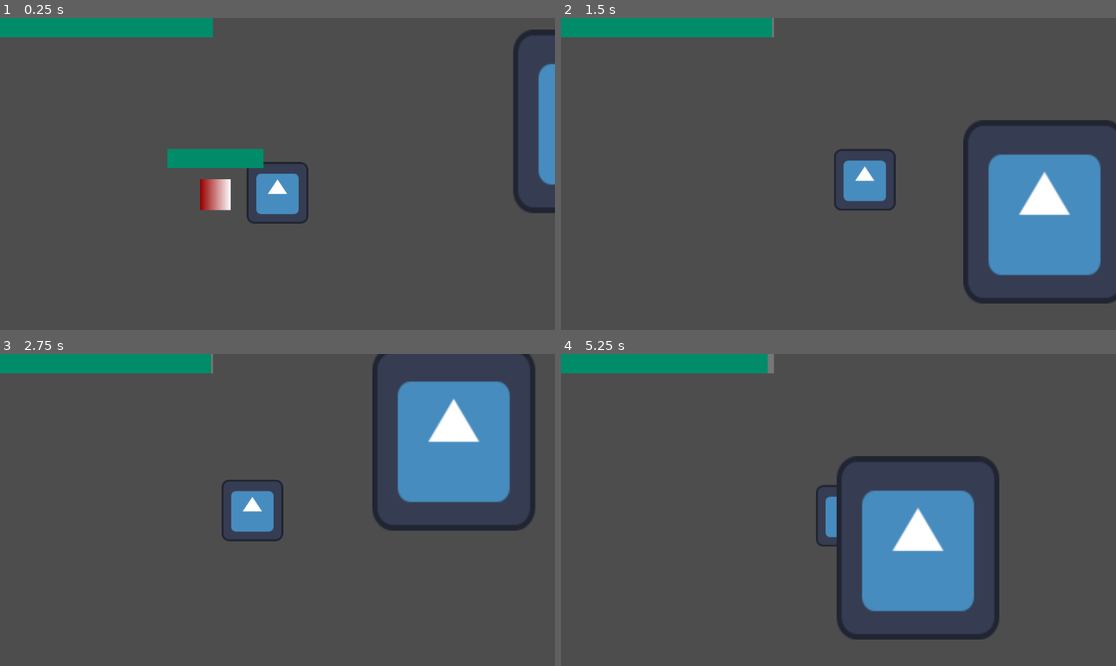
Above: before the commit, frames 1-4 (two rows, left to right).
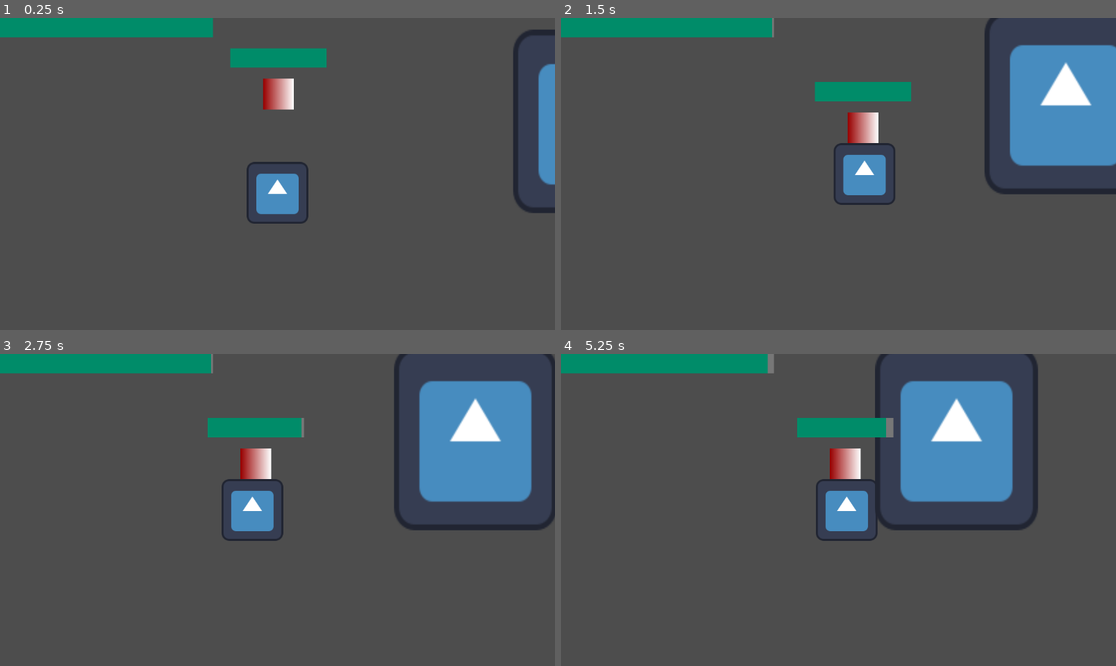
Above: after the commit, the same moments.

Repository: thatsbloo/GameJam
Game: Godot game, scene res://test.tscn
Two runs of this game, one before a commit and one after it. Both use one fixed random seed, a clock stepped at 60 frames per second and the inputs below. The engine's default icon, where the game draws it, is replaced by a stand-in: a white triangle on a blue panel in a dark square.
Inputs (mouse positions are in pixels of both pictures, inside the frame that each line leads up to):
- Up to frame 1 (0.25 s): no input
- Up to frame 2 (1.5 s): move the mouse to (960, 158) at 0.52 s; press the mouse at (960, 158) at 0.53 s; hold D (move_right) from 0.53 s (still down); tap Space (jump) at 0.77 s; tap Q (toggle_powers) at 0.8, 1.35 s; move the mouse to (727, 189) at 1.27 s; release the mouse at (727, 189) at 1.28 s
- Up to frame 3 (2.75 s): tap Space (jump) at 1.52 s; click (166, 525) at 1.55 s; move the mouse to (333, 441) at 2.02 s; release D (move_right) at 2.03 s; press the mouse at (333, 441) at 2.03 s; hold A (move_left) from 2.03 s (still down); tap Q (toggle_powers) at 2.3 s
- Up to frame 4 (5.25 s): move the mouse to (810, 572) at 2.77 s; release A (move_left) at 2.78 s; release the mouse at (810, 572) at 2.78 s; hold D (move_right) 2.78-4.28 s; tap Q (toggle_powers) at 2.85, 3.8, 4.35 s; tap Space (jump) at 3.02, 3.77, 4.52 s; click (810, 572) at 3.05 s; move the mouse to (1005, 556) at 3.52 s; press the mouse at (1005, 556) at 3.53 s; move the mouse to (672, 463) at 4.27 s; release the mouse at (672, 463) at 4.28 s; hold A (move_left) 4.28-5.03 s; click (672, 463) at 4.55 s; move the mouse to (866, 510) at 5.02 s; press the mouse at (866, 510) at 5.03 s; hold D (move_right) from 5.03 s (still down)

The runs differ from the first frame. In frame 1, 3.3% of the frame differs, in the area x 30-59%, y 9-62%; in frame 2, 18%; in frame 3, 7.9%; in frame 4, 20%, in the area x 42-86%, y 0-92%.

Commit message:
Player attack combo almost finished

Diff:
--- a/enemy.gd
+++ b/enemy.gd
@@ -3,7 +3,7 @@
 
 @export var speed: float = 150.0
 @export var maxhealth: float = 20.0
-var currhealth: float = maxhealth
+@onready var currhealth: float = maxhealth
 
 var direction := -1  # -1 = left, 1 = right
 const GRAV = 2000.0
@@ -12,7 +12,7 @@
 	if not is_on_floor():
 		velocity.y += GRAV * delta
 
-	velocity.x = direction * speed
+	#velocity.x = direction * speed
 	move_and_slide()
 
 	# Check if we hit something on the left or right
@@ -27,8 +27,9 @@
 
 func take_damage(damage: float):
 	currhealth -= damage
+	print(currhealth)
 	var percentage = float(currhealth) / maxhealth
-
+	print(percentage)
 	var full_width = $EnemyUI/HealthBG.size.x
 	$EnemyUI/HealthBG/Health.size.x = full_width * percentage
 	if (currhealth <= 0):
--- a/enemy.tscn
+++ b/enemy.tscn
@@ -12,7 +12,10 @@
 size = Vector2(64, 64)
 
 [node name="Enemy" type="CharacterBody2D"]
+collision_layer = 2
+collision_mask = 13
 script = ExtResource("1_grcrp")
+maxhealth = 1000.0
 
 [node name="Icon" type="Sprite2D" parent="."]
 texture = SubResource("GradientTexture2D_i5h42")
--- a/player.gd
+++ b/player.gd
@@ -31,8 +31,26 @@
 		velocity.x = move_toward(velocity.x, 0, SPEED)
 
 
-	if Input.is_action_just_pressed("toggle_powers"):
+	#if Input.is_action_just_pressed("toggle_powers"):
+		#
+		#powers_toggled = not powers_toggled
+		#if (powers_toggled):
+			#$PassiveHealthDrain.start()
+		#else:
+			#$PassiveHealthDrain.stop()
+		#print(powers_toggled)
+	#
+	#if Input.is_action_just_pressed("attack") and is_on_floor():
+		#_handle_attack_combo()
+	move_and_slide()
 
+@onready var attackAnims = $AttackAnimations
+var comboHit = 1
+var comboQueued = false
+var hit_targets := {}
+
+func _unhandled_input(event: InputEvent) -> void:
+	if event.is_action_pressed("toggle_powers"):
 		powers_toggled = not powers_toggled
 		if (powers_toggled):
 			$PassiveHealthDrain.start()
@@ -40,19 +58,29 @@
 			$PassiveHealthDrain.stop()
 		print(powers_toggled)
 
-	if Input.is_action_just_pressed("attack") and is_on_floor():
+	if event.is_action_pressed("attack") and is_on_floor():
+		print("hello??")
+		if (attackAnims.is_playing()):
+			print("huh")
+			if (attackAnims.current_animation != "Combo"):
+				print("L")
+				return
+			else:
+				print("nide mama")
+				comboQueued = true
+		print("hrm")
+		hit_targets.clear()
 		_handle_attack_combo()
-	move_and_slide()
+
+
 
 
 func _handle_attack_combo():
-	$AttackHitboxes/Attack1.monitoring = true
-	$AttackHitboxes/Attack1/CollisionShape2D.disabled = false
-
-	await get_tree().create_timer(0.2).timeout
-
-	$AttackHitboxes/Attack1.monitoring = false
-	$AttackHitboxes/Attack1/CollisionShape2D.disabled = true
+	if comboQueued:
+		attackAnims.stop(false)
+	var anim_name = "Attack%d" % comboHit
+	print(anim_name)
+	attackAnims.play(anim_name)
 
 func _on_passive_health_drain_timeout() -> void:
 	curr_hp = curr_hp - 1
@@ -61,3 +89,24 @@
 func _on_attack_1_body_entered(body: Node2D) -> void:
 	if body is Enemy:
 		body.take_damage(10)
+
+func _on_attack_2_body_entered(body: Node2D) -> void:
+	if body is Enemy:
+		body.take_damage(15)
+
+
+func _on_attack_3_body_entered(body: Node2D) -> void:
+	if body is Enemy and not hit_targets.has(body):
+		hit_targets[body] = true
+		body.take_damage(25)
+
+
+func _on_attack_animations_animation_finished(anim_name: StringName) -> void:
+	if anim_name.begins_with("Attack"):
+		if comboHit < 3:
+			comboHit += 1
+			attackAnims.play("Combo")
+		elif comboHit >= 3:
+			comboHit = 1
+	elif anim_name == "Combo":
+		comboHit = 1
--- a/player.tscn
+++ b/player.tscn
@@ -17,6 +17,273 @@
 
 [sub_resource type="RectangleShape2D" id="RectangleShape2D_euq28"]
 size = Vector2(57.002, 96.7631)
+
+[sub_resource type="Animation" id="Animation_x1o5w"]
+resource_name = "Attack1"
+length = 0.4
+tracks/0/type = "value"
+tracks/0/imported = false
+tracks/0/enabled = true
+tracks/0/path = NodePath("../AttackHitboxes/Attack1:monitoring")
+tracks/0/interp = 1
+tracks/0/loop_wrap = true
+tracks/0/keys = {
+"times": PackedFloat32Array(0, 0.4),
+"transitions": PackedFloat32Array(1, 1),
+"update": 1,
+"values": [true, false]
+}
+tracks/1/type = "value"
+tracks/1/imported = false
+tracks/1/enabled = true
+tracks/1/path = NodePath("../AttackHitboxes/Attack1/Attack1Collision1:disabled")
+tracks/1/interp = 1
+tracks/1/loop_wrap = true
+tracks/1/keys = {
+"times": PackedFloat32Array(0, 0.4),
+"transitions": PackedFloat32Array(1, 1),
+"update": 1,
+"values": [false, true]
+}
+
+[sub_resource type="Animation" id="Animation_mm1si"]
+resource_name = "Attack2"
+length = 0.4
+tracks/0/type = "value"
+tracks/0/imported = false
+tracks/0/enabled = true
+tracks/0/path = NodePath("../AttackHitboxes/Attack2:monitoring")
+tracks/0/interp = 1
+tracks/0/loop_wrap = true
+tracks/0/keys = {
+"times": PackedFloat32Array(0, 0.4),
+"transitions": PackedFloat32Array(1, 1),
+"update": 1,
+"values": [true, false]
+}
+tracks/1/type = "value"
+tracks/1/imported = false
+tracks/1/enabled = true
+tracks/1/path = NodePath("../AttackHitboxes/Attack2/Attack2Collision1:disabled")
+tracks/1/interp = 1
+tracks/1/loop_wrap = true
+tracks/1/keys = {
+"times": PackedFloat32Array(0, 0.4),
+"transitions": PackedFloat32Array(1, 1),
+"update": 1,
+"values": [false, true]
+}
+
+[sub_resource type="Animation" id="Animation_b3luw"]
+resource_name = "Attack3"
+length = 0.5
+tracks/0/type = "value"
+tracks/0/imported = false
+tracks/0/enabled = true
+tracks/0/path = NodePath("../AttackHitboxes/Attack3:monitoring")
+tracks/0/interp = 1
+tracks/0/loop_wrap = true
+tracks/0/keys = {
+"times": PackedFloat32Array(0, 0.5),
+"transitions": PackedFloat32Array(1, 1),
+"update": 1,
+"values": [true, false]
+}
+tracks/1/type = "value"
+tracks/1/imported = false
+tracks/1/enabled = true
+tracks/1/path = NodePath("../AttackHitboxes/Attack3/Attack3Collision1:disabled")
+tracks/1/interp = 1
+tracks/1/loop_wrap = true
+tracks/1/keys = {
+"times": PackedFloat32Array(0, 0.1),
+"transitions": PackedFloat32Array(1, 1),
+"update": 1,
+"values": [false, true]
+}
+tracks/2/type = "value"
+tracks/2/imported = false
+tracks/2/enabled = true
+tracks/2/path = NodePath("../AttackHitboxes/Attack3/Attack3Collision2:disabled")
+tracks/2/interp = 1
+tracks/2/loop_wrap = true
+tracks/2/keys = {
+"times": PackedFloat32Array(0.1, 0.2),
+"transitions": PackedFloat32Array(1, 1),
+"update": 1,
+"values": [false, true]
+}
+tracks/3/type = "value"
+tracks/3/imported = false
+tracks/3/enabled = true
+tracks/3/path = NodePath("../AttackHitboxes/Attack3/Attack3Collision3:disabled")
+tracks/3/interp = 1
+tracks/3/loop_wrap = true
+tracks/3/keys = {
+"times": PackedFloat32Array(0.2, 0.3),
+"transitions": PackedFloat32Array(1, 1),
+"update": 1,
+"values": [false, true]
+}
+tracks/4/type = "value"
+tracks/4/imported = false
+tracks/4/enabled = true
+tracks/4/path = NodePath("../AttackHitboxes/Attack3/Attack3Collision4:disabled")
+tracks/4/interp = 1
+tracks/4/loop_wrap = true
+tracks/4/keys = {
+"times": PackedFloat32Array(0.3, 0.4),
+"transitions": PackedFloat32Array(1, 1),
+"update": 1,
+"values": [false, true]
+}
+tracks/5/type = "value"
+tracks/5/imported = false
+tracks/5/enabled = true
+tracks/5/path = NodePath("../AttackHitboxes/Attack3/Attack3Collision5:disabled")
+tracks/5/interp = 1
+tracks/5/loop_wrap = true
+tracks/5/keys = {
+"times": PackedFloat32Array(0.4, 0.5),
+"transitions": PackedFloat32Array(1, 1),
+"update": 1,
+"values": [false, true]
+}
+
+[sub_resource type="Animation" id="Animation_mu3x1"]
+resource_name = "Combo"
+
+[sub_resource type="Animation" id="Animation_h8iki"]
+length = 0.001
+tracks/0/type = "value"
+tracks/0/imported = false
+tracks/0/enabled = true
+tracks/0/path = NodePath("../AttackHitboxes/Attack1/Attack1Collision1:disabled")
+tracks/0/interp = 1
+tracks/0/loop_wrap = true
+tracks/0/keys = {
+"times": PackedFloat32Array(0),
+"transitions": PackedFloat32Array(1),
+"update": 1,
+"values": [true]
+}
+tracks/1/type = "value"
+tracks/1/imported = false
+tracks/1/enabled = true
+tracks/1/path = NodePath("../AttackHitboxes/Attack1:monitoring")
+tracks/1/interp = 1
+tracks/1/loop_wrap = true
+tracks/1/keys = {
+"times": PackedFloat32Array(0),
+"transitions": PackedFloat32Array(1),
+"update": 1,
+"values": [true]
+}
+tracks/2/type = "value"
+tracks/2/imported = false
+tracks/2/enabled = true
+tracks/2/path = NodePath("../AttackHitboxes/Attack2:monitoring")
+tracks/2/interp = 1
+tracks/2/loop_wrap = true
+tracks/2/keys = {
+"times": PackedFloat32Array(0),
+"transitions": PackedFloat32Array(1),
+"update": 1,
+"values": [true]
+}
+tracks/3/type = "value"
+tracks/3/imported = false
+tracks/3/enabled = true
+tracks/3/path = NodePath("../AttackHitboxes/Attack2/Attack2Collision1:disabled")
+tracks/3/interp = 1
+tracks/3/loop_wrap = true
+tracks/3/keys = {
+"times": PackedFloat32Array(0),
+"transitions": PackedFloat32Array(1),
+"update": 1,
+"values": [true]
+}
+tracks/4/type = "value"
+tracks/4/imported = false
+tracks/4/enabled = true
+tracks/4/path = NodePath("../AttackHitboxes/Attack3:monitoring")
+tracks/4/interp = 1
+tracks/4/loop_wrap = true
+tracks/4/keys = {
+"times": PackedFloat32Array(0),
+"transitions": PackedFloat32Array(1),
+"update": 1,
+"values": [true]
+}
+tracks/5/type = "value"
+tracks/5/imported = false
+tracks/5/enabled = true
+tracks/5/path = NodePath("../AttackHitboxes/Attack3/Attack3Collision1:disabled")
+tracks/5/interp = 1
+tracks/5/loop_wrap = true
+tracks/5/keys = {
+"times": PackedFloat32Array(0),
+"transitions": PackedFloat32Array(1),
+"update": 1,
+"values": [true]
+}
+tracks/6/type = "value"
+tracks/6/imported = false
+tracks/6/enabled = true
+tracks/6/path = NodePath("../AttackHitboxes/Attack3/Attack3Collision2:disabled")
+tracks/6/interp = 1
+tracks/6/loop_wrap = true
+tracks/6/keys = {
+"times": PackedFloat32Array(0),
+"transitions": PackedFloat32Array(1),
+"update": 1,
+"values": [true]
+}
+tracks/7/type = "value"
+tracks/7/imported = false
+tracks/7/enabled = true
+tracks/7/path = NodePath("../AttackHitboxes/Attack3/Attack3Collision3:disabled")
+tracks/7/interp = 1
+tracks/7/loop_wrap = true
+tracks/7/keys = {
+"times": PackedFloat32Array(0),
+"transitions": PackedFloat32Array(1),
+"update": 1,
+"values": [true]
+}
+tracks/8/type = "value"
+tracks/8/imported = false
+tracks/8/enabled = true
+tracks/8/path = NodePath("../AttackHitboxes/Attack3/Attack3Collision4:disabled")
+tracks/8/interp = 1
+tracks/8/loop_wrap = true
+tracks/8/keys = {
+"times": PackedFloat32Array(0),
+"transitions": PackedFloat32Array(1),
+"update": 1,
+"values": [true]
+}
+tracks/9/type = "value"
+tracks/9/imported = false
+tracks/9/enabled = true
+tracks/9/path = NodePath("../AttackHitboxes/Attack3/Attack3Collision5:disabled")
+tracks/9/interp = 1
+tracks/9/loop_wrap = true
+tracks/9/keys = {
+"times": PackedFloat32Array(0),
+"transitions": PackedFloat32Array(1),
+"update": 1,
+"values": [true]
+}
+
+[sub_resource type="AnimationLibrary" id="AnimationLibrary_dfqcv"]
+_data = {
+"Attack1": SubResource("Animation_x1o5w"),
+"Attack2": SubResource("Animation_mm1si"),
+"Attack3": SubResource("Animation_b3luw"),
+"Combo": SubResource("Animation_mu3x1"),
+"RESET": SubResource("Animation_h8iki")
+}
 
 [node name="Player" type="CharacterBody2D"]
 collision_mask = 22
@@ -36,10 +303,9 @@
 [node name="Attack1" type="Area2D" parent="AttackHitboxes"]
 collision_layer = 8
 collision_mask = 2
-monitoring = false
 monitorable = false
 
-[node name="CollisionShape2D" type="CollisionShape2D" parent="AttackHitboxes/Attack1"]
+[node name="Attack1Collision1" type="CollisionShape2D" parent="AttackHitboxes/Attack1"]
 position = Vector2(134, 0)
 shape = SubResource("RectangleShape2D_yis0t")
 disabled = true
@@ -47,10 +313,9 @@
 [node name="Attack2" type="Area2D" parent="AttackHitboxes"]
 collision_layer = 8
 collision_mask = 2
-monitoring = false
 monitorable = false
 
-[node name="CollisionShape2D" type="CollisionShape2D" parent="AttackHitboxes/Attack2"]
+[node name="Attack2Collision1" type="CollisionShape2D" parent="AttackHitboxes/Attack2"]
 position = Vector2(134, 0)
 shape = SubResource("RectangleShape2D_tbn4u")
 disabled = true
@@ -58,34 +323,32 @@
 [node name="Attack3" type="Area2D" parent="AttackHitboxes"]
 collision_layer = 8
 collision_mask = 2
-monitoring = false
 monitorable = false
 
-[node name="CollisionShape2D" type="CollisionShape2D" parent="AttackHitboxes/Attack3"]
+[node name="Attack3Collision1" type="CollisionShape2D" parent="AttackHitboxes/Attack3"]
 position = Vector2(12.5, -138)
 shape = SubResource("RectangleShape2D_a6dbu")
 disabled = true
 
-[node name="CollisionShape2D4" type="CollisionShape2D" parent="AttackHitboxes/Attack3"]
+[node name="Attack3Collision2" type="CollisionShape2D" parent="AttackHitboxes/Attack3"]
 position = Vector2(75, -158)
 rotation = 0.392699
 shape = SubResource("RectangleShape2D_euq28")
 disabled = true
 
-[node name="CollisionShape2D2" type="CollisionShape2D" parent="AttackHitboxes/Attack3"]
+[node name="Attack3Collision3" type="CollisionShape2D" parent="AttackHitboxes/Attack3"]
 position = Vector2(114, -115)
 rotation = 0.785398
-scale = Vector2(1, 1)
 shape = SubResource("RectangleShape2D_a6dbu")
 disabled = true
 
-[node name="CollisionShape2D5" type="CollisionShape2D" parent="AttackHitboxes/Attack3"]
+[node name="Attack3Collision4" type="CollisionShape2D" parent="AttackHitboxes/Attack3"]
 position = Vector2(162, -66)
 rotation = 1.1781
 shape = SubResource("RectangleShape2D_euq28")
 disabled = true
 
-[node name="CollisionShape2D3" type="CollisionShape2D" parent="AttackHitboxes/Attack3"]
+[node name="Attack3Collision5" type="CollisionShape2D" parent="AttackHitboxes/Attack3"]
 position = Vector2(138, 1)
 rotation = 1.5708
 shape = SubResource("RectangleShape2D_a6dbu")
@@ -95,5 +358,16 @@
 process_callback = 0
 wait_time = 0.5
 
+[node name="AttackComboTimer" type="Timer" parent="."]
+
+[node name="AttackAnimations" type="AnimationPlayer" parent="."]
+root_node = NodePath("../AttackComboTimer")
+libraries = {
+"": SubResource("AnimationLibrary_dfqcv")
+}
+
 [connection signal="body_entered" from="AttackHitboxes/Attack1" to="." method="_on_attack_1_body_entered"]
+[connection signal="body_entered" from="AttackHitboxes/Attack2" to="." method="_on_attack_2_body_entered"]
+[connection signal="body_entered" from="AttackHitboxes/Attack3" to="." method="_on_attack_3_body_entered"]
 [connection signal="timeout" from="PassiveHealthDrain" to="." method="_on_passive_health_drain_timeout"]
+[connection signal="animation_finished" from="AttackAnimations" to="." method="_on_attack_animations_animation_finished"]
--- a/player_ui.tscn
+++ b/player_ui.tscn
@@ -12,6 +12,7 @@
 anchor_bottom = 1.0
 grow_horizontal = 2
 grow_vertical = 2
+mouse_filter = 2
 
 [node name="HealthBG" type="ColorRect" parent="Control"]
 layout_mode = 0
--- a/test.tscn
+++ b/test.tscn
@@ -28,3 +28,4 @@
 texture = ExtResource("2_qy7rt")
 
 [node name="Enemy" parent="." instance=ExtResource("4_wgd8h")]
+position = Vector2(2, -209)
Not shown: 1 places in player.tscn that only renumber resources
